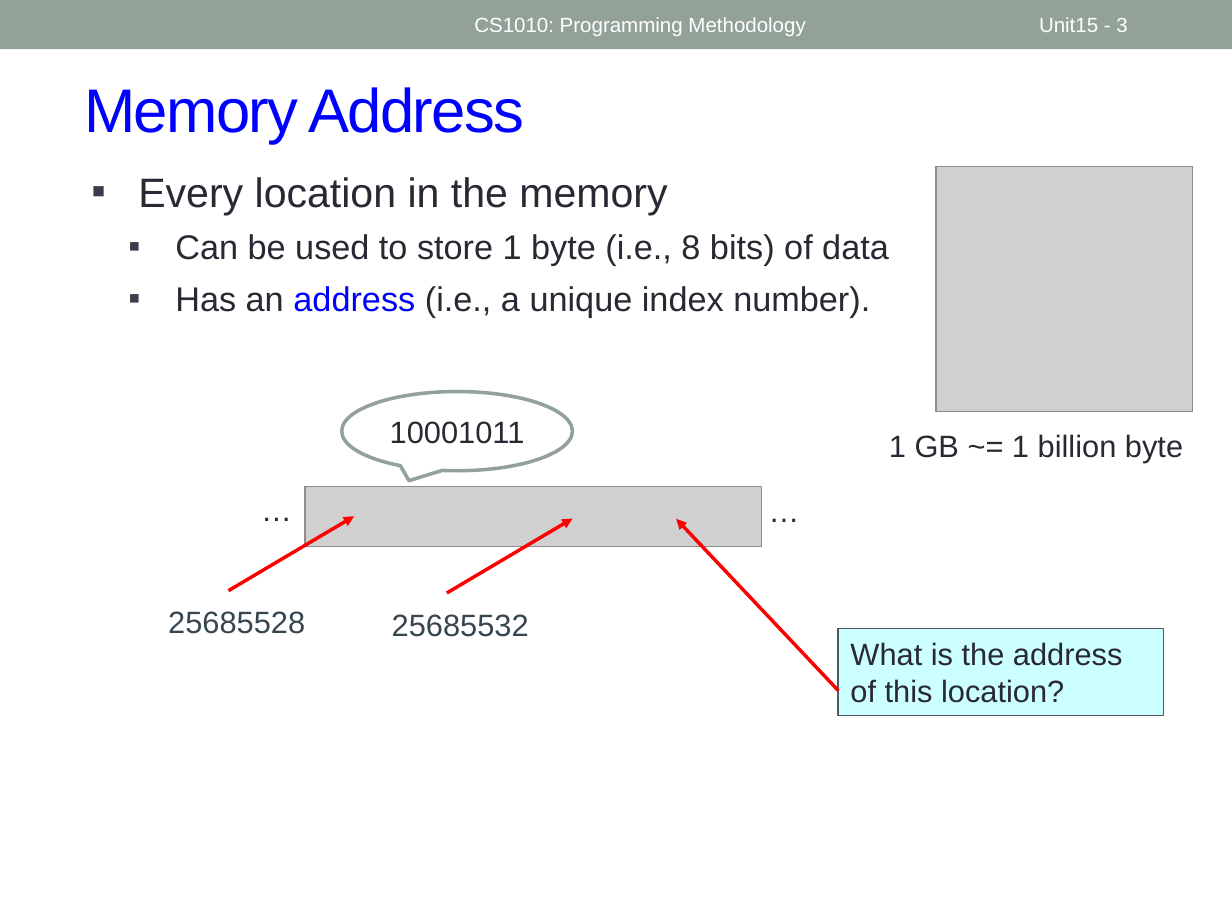
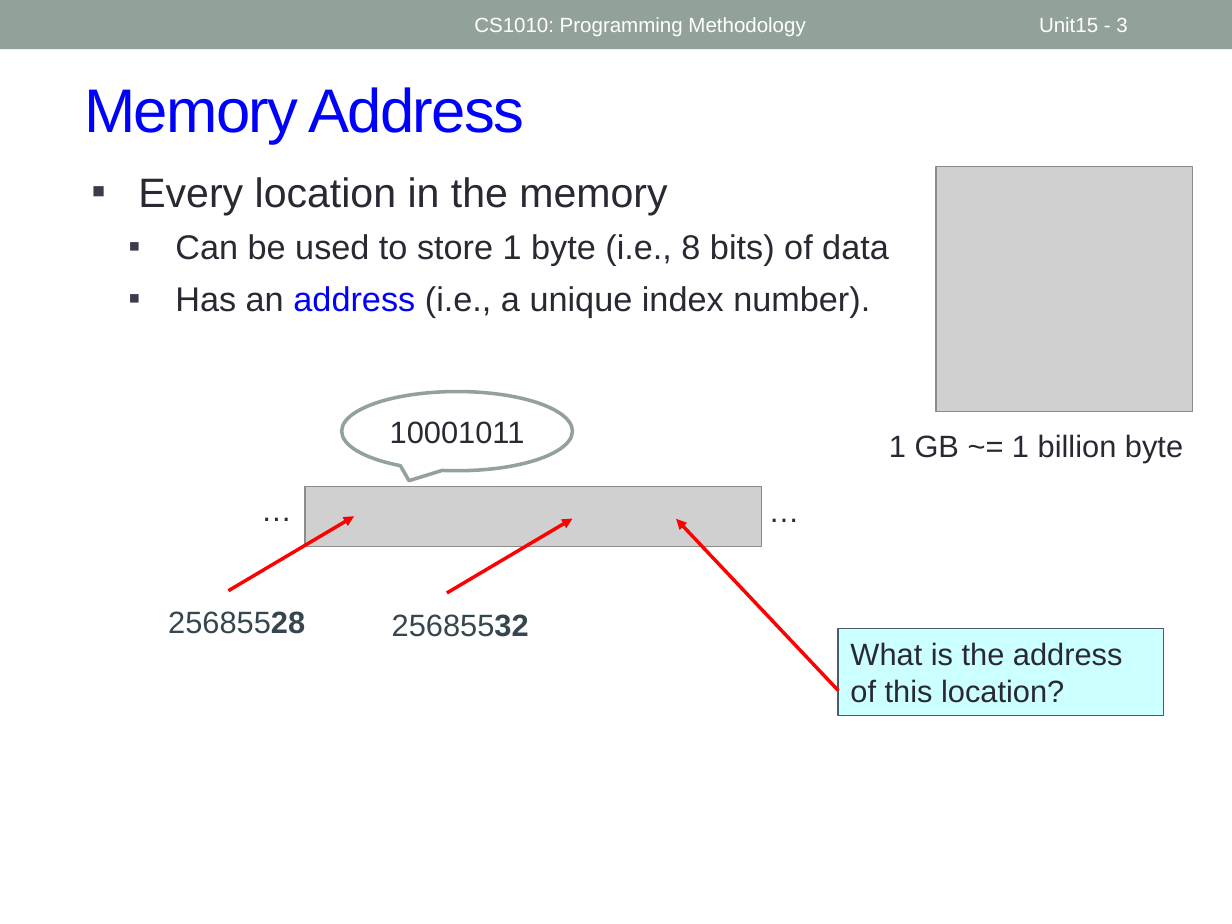
Before and after one commit to nus-cs1010-2425-s2/website, a slide deck: slide 3 of slides/Week8.pptx. Drawn at 1232x924 pixels with LibreOffice and Linux fonts; fonts in the diff are those of the drawing; grey boxes stand for pictures. Boxes give left, top, right and bottom in pixels: in the first picture for what was removed or moved away, otherwise in the second. Text is boxed around its words. In the diff, an @@ line names an element or a change of style, - is before the commit and + after.

```diff
--- a/slides/Week8.pptx
+++ b/slides/Week8.pptx
@@ text "25685528" at (x1=168, y1=611, x2=305, y2=634): bold on in "25685528" @@
@@ text "25685532" at (x1=392, y1=614, x2=529, y2=637): bold on in "25685532" @@
```
Also in this commit, not shown: 3 other slides changed, 31 other files.
